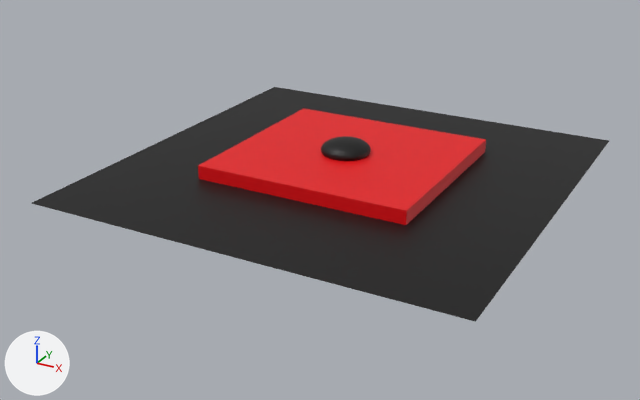
The FBX model Harpa/Assets/Models/FigurasPuzzle1/Figura3.fbx as it was, and as the next commit left it.
Camera for both pictures: a camera (50 mm lens) standing at (3.42, -6.94, 2.99) and looking at (-0.13, -0.49, -0.24). The axes (+X, +Y, +Z) are drawn at lower left. The lights are the same throughout. Where no turn or scale is listed for an object, it has been applied to the vertices.
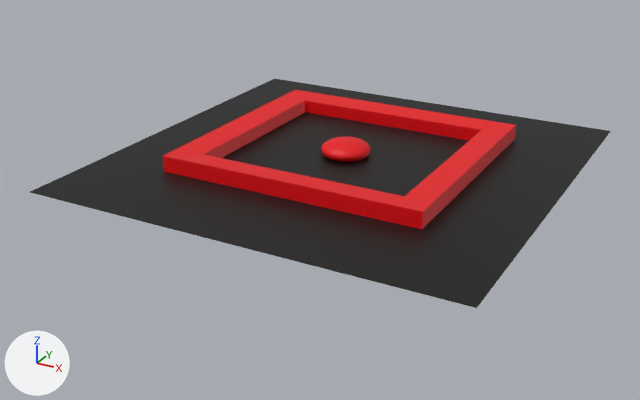
The newer file is also turned or shifted as a whole; pictures and numbers use the older file's frame.

Where the change shows, as pixel boxes (x1, y1, x2, y2) in the pictures (640 x 400 px; the box of a moved part takes in the faces that stretch with it):
'Sphere', reshaped
    before: (32, 87, 609, 322)
    after: (30, 79, 611, 308)
part 1 of me_sphere, moved or reshaped
    before: (32, 87, 609, 322)
    after: (30, 79, 611, 308)
part 2 of me_sphere, rebuilt (22% wider, 19% taller)
    before: (198, 108, 486, 225)
    after: (163, 90, 516, 229)
part 3 of me_sphere, recoloured (black to red)
    both: (321, 136, 371, 161)

What the commit changed:
me_sphere is used by ob_sphere; location (-0.04, -0.161, 0.157).
me_sphere had 494 vertices, 519 faces and spanned x -1.9..1.98, y -2.02..1.85, z -0.18..0.1.
me_sphere now has 510 vertices, 537 faces and spans x -1.9..1.98, y -2.02..1.85, z -0.1..0.1.
me_sphere part 1: the loose piece of 4 vertices spanning x -1.9..1.98, y -2.02..1.85, z -0.16 is moved by (0.0, 0.0, 0.1).
me_sphere part 2: the loose piece of 8 vertices spanning x -0.99..1.01, y -0.92..0.96, z -0.18..-0.03 is rebuilt with 24 vertices and now spans x -1.21..1.22, y -1.12..1.16, z -0.1..0.09.
me_sphere part 3: 512 faces spanning x -0.23..0.23, y -0.23..0.23, z -0.1..0.1 switch from mat_base (black #000000) to mat_material (red #e7000b).
